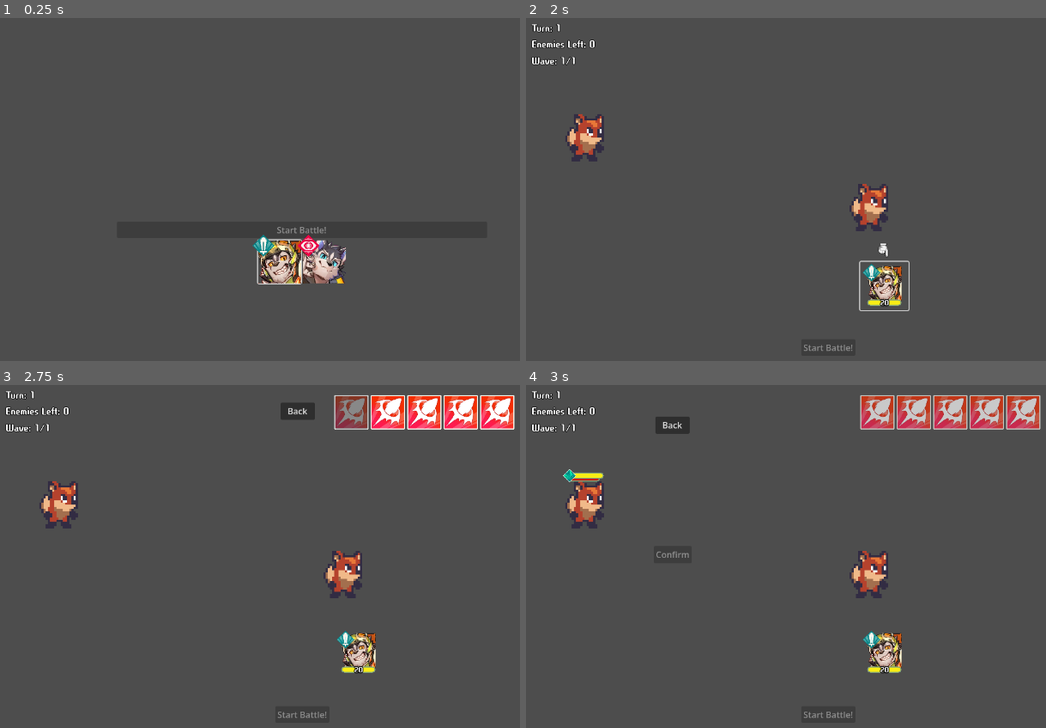
Above: before the commit, frames 1-4 (two rows, left to right).
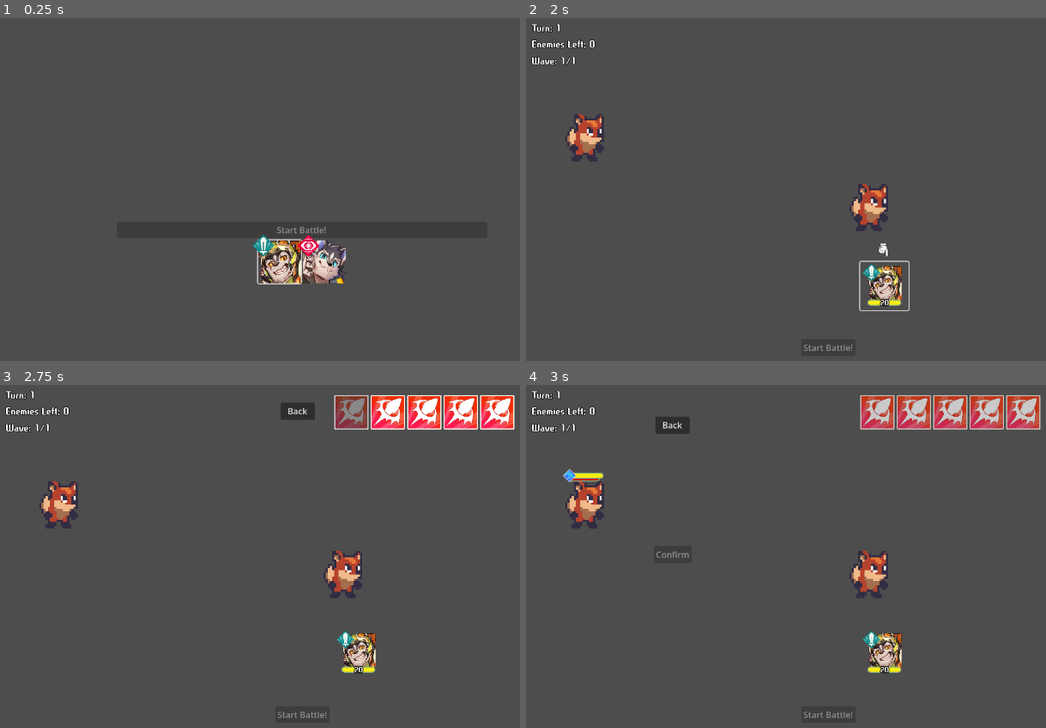
Above: after the commit, the same moments.

Repository: freshlybakedsnep/CMSC197-FinalProject
Game: Godot game, scene res://revised/party_select/party_selection.tscn
Two runs of this game, one before a commit and one after it. Both use one fixed random seed, a clock stepped at 60 frames per second and the inputs below. The engine's default icon, where the game draws it, is replaced by a stand-in: a white triangle on a blue panel in a dark square.
Inputs (mouse positions are in pixels of both pictures, inside the frame that each line leads up to):
- Up to frame 1 (0.25 s): no input
- Up to frame 2 (2 s): click (806, 261) at 0.5 s; click "Start Battle!" at 1.25 s
- Up to frame 3 (2.75 s): click (358, 652) at 2 s
- Up to frame 4 (3 s): click (879, 412) at 2.75 s

Frames 1-3 are identical in both runs. In frame 4, less than 0.1% of the frame differs, in the area x 7-10%, y 24-29%.

Commit message:
test: minor adjustment to test params

Diff:
--- a/resources/ability/effect/stun.tres
+++ b/resources/ability/effect/stun.tres
@@ -11,7 +11,7 @@
 script = ExtResource("1_k6x8o")
 status_key = &"STUN"
 is_buff = false
-turns = 2
+turns = 3
 behavior = 1
 formula = SubResource("Resource_twmir")
 metadata/_custom_type_script = "uid://b7wmacmexid3k"
--- a/resources/enemies/test_slime.tres
+++ b/resources/enemies/test_slime.tres
@@ -5,6 +5,7 @@
 [ext_resource type="Script" uid="uid://bq4jpvro24bfo" path="res://revised/components/stats_component.gd" id="2_rmjao"]
 [ext_resource type="Script" uid="uid://bdmenxynhc50j" path="res://revised/action/action.gd" id="3_x18yb"]
 [ext_resource type="Resource" uid="uid://c3q57rkxtt5ah" path="res://resources/ability/ST_dmg.tres" id="4_rmjao"]
+[ext_resource type="Resource" uid="uid://blla1se37bp71" path="res://resources/ability/ST_silence.tres" id="5_q3br0"]
 [ext_resource type="Script" uid="uid://dsu1t80330rqd" path="res://revised/components/action_component.gd" id="5_v5i3a"]
 [ext_resource type="Script" uid="uid://c6g2xy001wklx" path="res://revised/components/element_component.gd" id="6_q3br0"]
 [ext_resource type="Script" uid="uid://cm88ovm7gjp44" path="res://revised/components/status_component.gd" id="7_mmqww"]
@@ -17,20 +18,20 @@
 base_stats = {
 "ATK": 5,
 "DEF": 2,
-"HP": 40,
+"HP": 10,
 "SPD": 5
 }
 metadata/_custom_type_script = "uid://bq4jpvro24bfo"
 
 [sub_resource type="Resource" id="Resource_syrdu"]
 script = ExtResource("5_v5i3a")
-basic_pool = Array[ExtResource("3_x18yb")]([ExtResource("4_rmjao")])
+basic_pool = Array[ExtResource("3_x18yb")]([ExtResource("4_rmjao"), ExtResource("5_q3br0")])
 ultimates = Array[ExtResource("3_x18yb")]([ExtResource("7_pw5yq")])
 metadata/_custom_type_script = "uid://dsu1t80330rqd"
 
 [sub_resource type="Resource" id="Resource_s5yfr"]
 script = ExtResource("6_q3br0")
-my_elem = 2
+my_elem = 1
 metadata/_custom_type_script = "uid://c6g2xy001wklx"
 
 [sub_resource type="Resource" id="Resource_p3iaq"]
